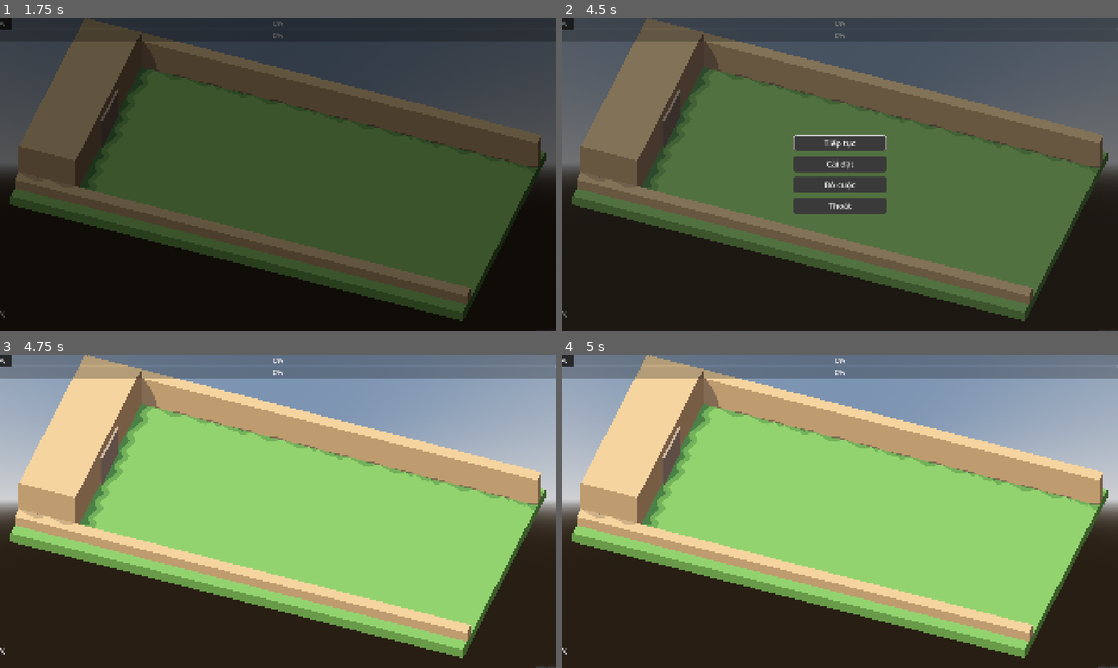
Above: before the commit, frames 1-4 (two rows, left to right).
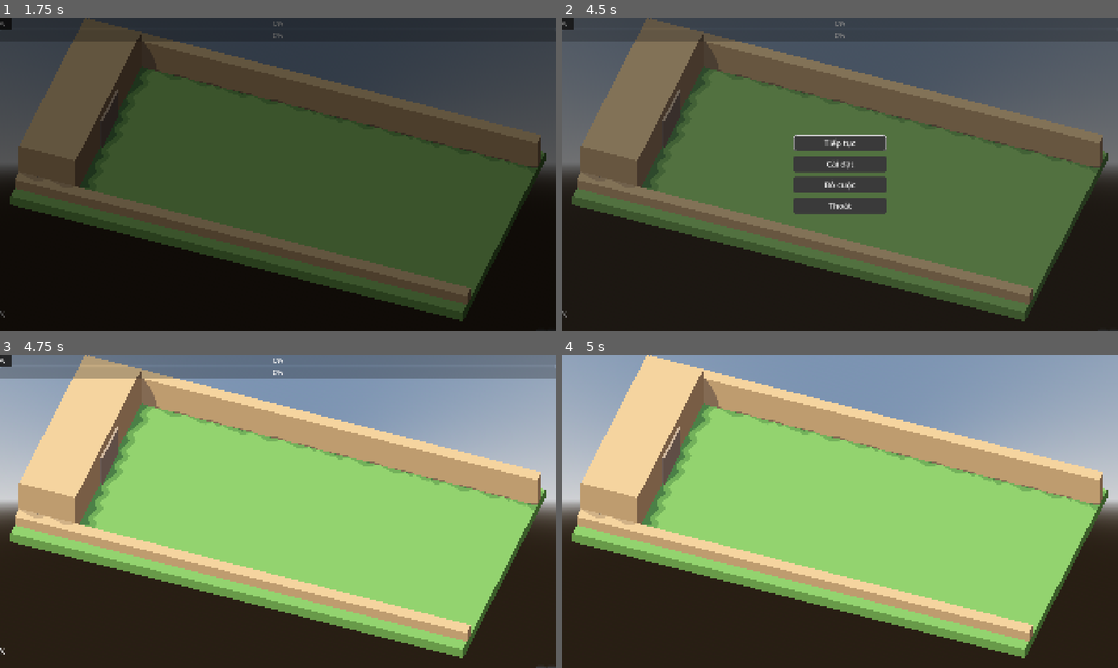
Above: after the commit, the same moments.

Repository: Rawisl/Godot_Roguelite3D_Gr8
Game: Godot game, scene res://ui/screens/boot.tscn
Two runs of this game, one before a commit and one after it. Both use one fixed random seed, a clock stepped at 60 frames per second and the inputs below.
Inputs (mouse positions are in pixels of both pictures, inside the frame that each line leads up to):
- Up to frame 1 (1.75 s): tap Enter (ui_accept) at 0.5, 0.77, 1.52 s; move the mouse to (400, 158) at 0.52 s; hold D (move_right) 0.53-1.28 s; click (400, 158) at 0.6 s; move the mouse to (166, 190) at 1.27 s; hold S (move_down) from 1.28 s (still down); tap Q (battle_cry) at 1.35 s
- Up to frame 2 (4.5 s): move the mouse to (895, 105) at 2.02 s; release S (move_down) at 2.03 s; hold D (move_right) 2.03-2.78 s; tap B (build_toggle) at 2.1 s; tap Enter (ui_accept) at 2.75, 3.02, 3.5, 3.77 s; move the mouse to (812, 237) at 2.77 s; hold W (move_up) 2.78-3.53 s; tap G (call_wave) at 2.85 s; click (812, 237) at 2.92 s; move the mouse to (1006, 221) at 3.52 s; hold A (move_left) from 3.53 s (still down); tap Space (dodge) at 3.6 s; tap Escape (pause) at 4.15 s; move the mouse to (673, 127) at 4.27 s; tap R (emergency_repair) at 4.35 s
- Up to frame 3 (4.75 s): keep holding A (move_left); tap Enter (ui_accept) at 4.52 s
- Up to frame 4 (5 s): keep holding A (move_left); tap F1 (toggle_hud) at 4.9 s

Frames 1-3 are identical in both runs. In frame 4, 7.6% of the frame differs, in the area x 0-100%, y 0-100%.

Commit message:
[feat]: toggle HUD visibility with F1 (HUD-12)

Diff:
--- /dev/null
+++ b/ui/hud/hud.gd
@@ -0,0 +1,11 @@
+extends CanvasLayer
+## Draws only from EventBus signals; never reads gameplay nodes.
+
+func _ready() -> void:
+	# F1 must still work while the run is paused, for screenshots.
+	process_mode = Node.PROCESS_MODE_ALWAYS
+
+func _unhandled_input(event: InputEvent) -> void:
+	if event.is_action_pressed(&"toggle_hud"):
+		visible = not visible
+		get_viewport().set_input_as_handled()
--- a/ui/hud/hud.tscn
+++ b/ui/hud/hud.tscn
@@ -1,6 +1,7 @@
 [gd_scene format=3 uid="uid://b0ncj75b0jni1"]
 
 [ext_resource type="PackedScene" uid="uid://cbnuvwg1yjryl" path="res://ui/hud/parts/boss_bar.tscn" id="1_4d6w6"]
+[ext_resource type="Script" uid="uid://ly6vskx1vrmb" path="res://ui/hud/hud.gd" id="1_5uuaq"]
 [ext_resource type="PackedScene" uid="uid://dx1yjttn4bkfe" path="res://ui/hud/parts/alert_layer.tscn" id="1_xmswo"]
 [ext_resource type="PackedScene" uid="uid://bplnw3dwp8nlw" path="res://ui/hud/parts/commander_status.tscn" id="3_e0nub"]
 [ext_resource type="PackedScene" uid="uid://daiai1f0exqp0" path="res://ui/hud/parts/emergency_repair.tscn" id="4_w75iv"]
@@ -13,6 +14,7 @@
 
 [node name="Hud" type="CanvasLayer" unique_id=1623823647]
 layer = 10
+script = ExtResource("1_5uuaq")
 
 [node name="Root" type="Control" parent="." unique_id=1902627919]
 layout_mode = 3
Not shown, added: ui/hud/hud.gd.uid
